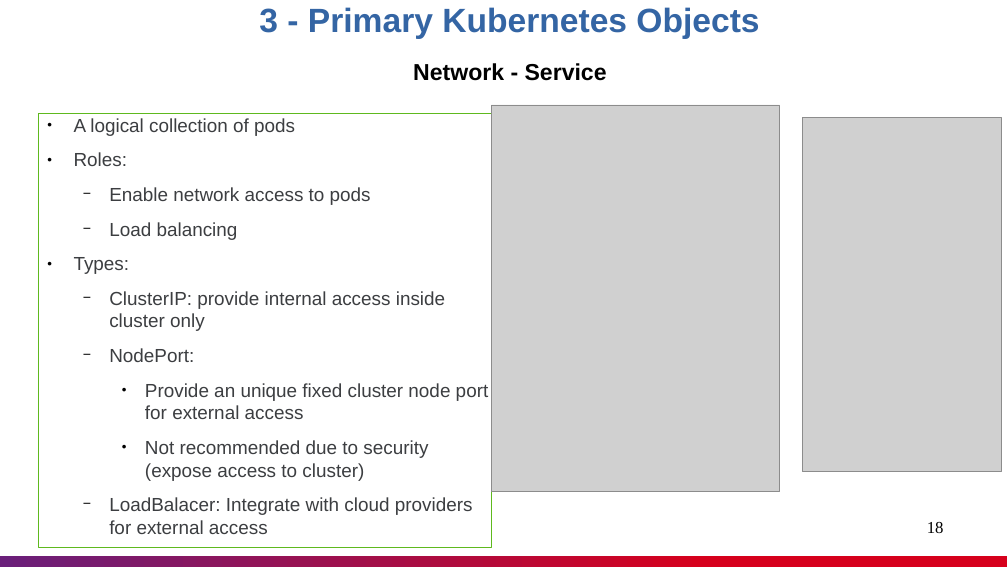
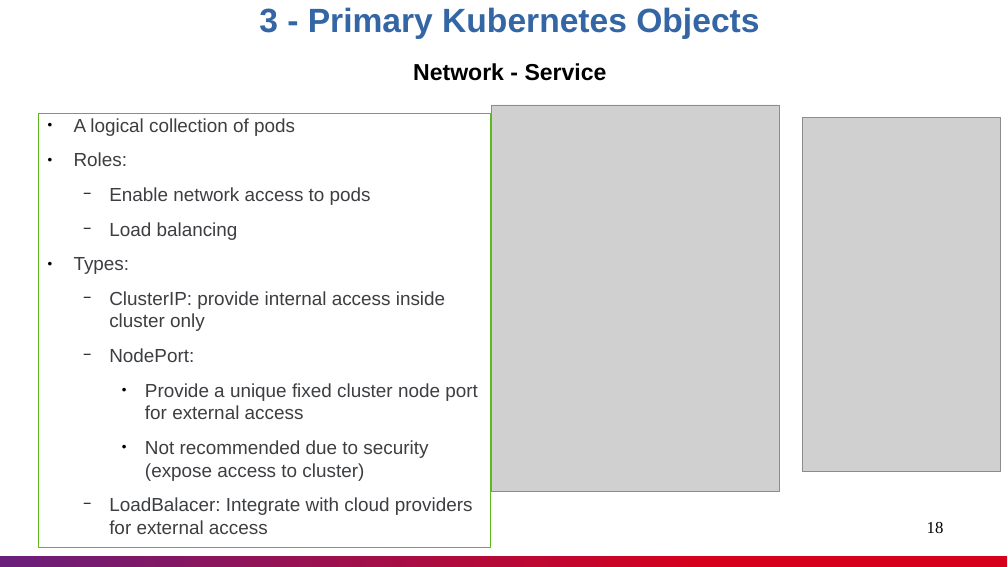
Before and after one commit to nashtech-garage/kubernetes, a slide deck: slide 18 of documents/K8s_Knowledge_Sharing.pptx. Drawn at 1008x567 pixels with LibreOffice and Linux fonts; fonts in the diff are those of the drawing; grey boxes stand for pictures. Boxes give left, top, right and bottom in pixels: in the first picture for what was removed or moved away, otherwise in the second. Text is boxed around its words. In the diff, an @@ line names an element or a change of style, - is before the commit and + after.

```diff
--- a/documents/K8s_Knowledge_Sharing.pptx
+++ b/documents/K8s_Knowledge_Sharing.pptx
@@ text in rectangle at bbox=[145, 383, 478, 419]: text changed @@
-    ● Provide an unique fixed cluster node port for external access
+    ● Provide a unique fixed cluster node port for external access
```
Also in this commit, not shown: 14 other slides changed, 1 slide added, 1 slide removed, 1 other file.
